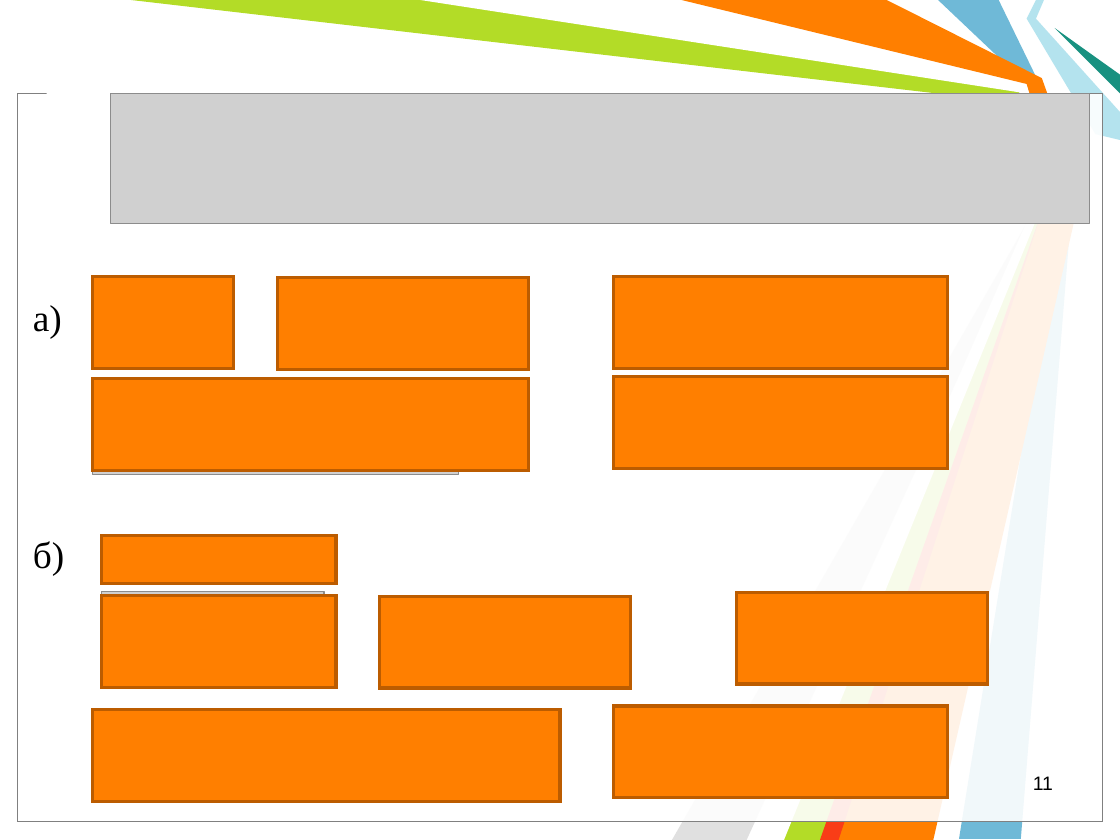
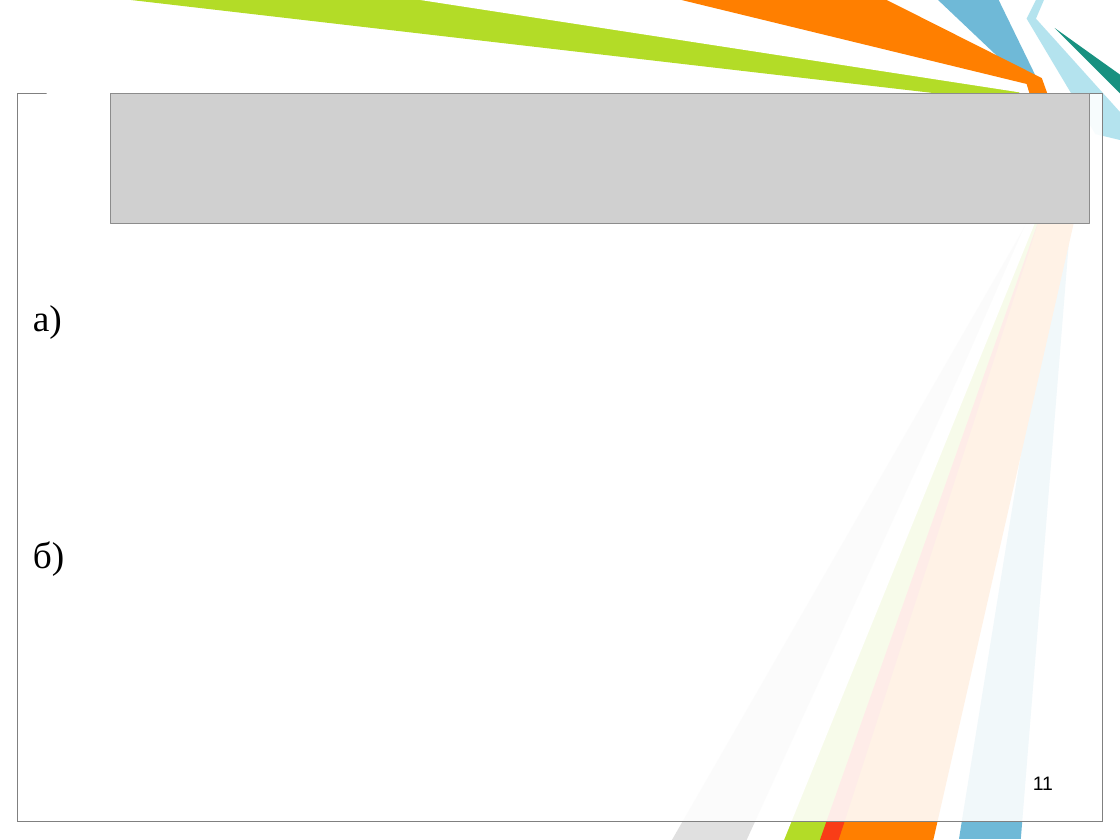
Before and after one commit to l432/NMK, a slide deck: slide 11 of Lecture/Chem/Lessons13/Less00_13s.ppt. Drawn at 1120x840 pixels with LibreOffice and Linux fonts; fonts in the diff are those of the drawing; grey boxes stand for pictures; background and template pictures are left out. Boxes give left, top, right and bottom in pixels: in the first picture for what was removed or moved away, otherwise in the second. Text is boxed around its words. In the diff, an @@ line names an element or a change of style, - is before the commit and + after.

```diff
--- a/Lecture/Chem/Lessons13/Less00_13s.ppt
+++ b/Lecture/Chem/Lessons13/Less00_13s.ppt
@@ picture removed at (x1=92, y1=277, x2=212, y2=360) @@
@@ rectangle removed at (x1=92, y1=277, x2=233, y2=368) @@
@@ rectangle removed at (x1=277, y1=278, x2=528, y2=370) @@
@@ rectangle removed at (x1=614, y1=277, x2=948, y2=368) @@
@@ picture removed at (x1=631, y1=293, x2=948, y2=339) @@
@@ picture removed at (x1=296, y1=301, x2=529, y2=347) @@
@@ rectangle removed at (x1=92, y1=379, x2=528, y2=470) @@
@@ picture removed at (x1=93, y1=379, x2=459, y2=475) @@
@@ rectangle removed at (x1=614, y1=376, x2=948, y2=468) @@
@@ rectangle removed at (x1=101, y1=535, x2=336, y2=584) @@
@@ picture removed at (x1=113, y1=535, x2=335, y2=573) @@
@@ picture removed at (x1=101, y1=591, x2=324, y2=674) @@
@@ rectangle removed at (x1=101, y1=596, x2=336, y2=688) @@
@@ rectangle removed at (x1=380, y1=596, x2=631, y2=688) @@
@@ rectangle removed at (x1=736, y1=592, x2=987, y2=684) @@
@@ picture removed at (x1=399, y1=612, x2=632, y2=657) @@
@@ rectangle removed at (x1=93, y1=709, x2=560, y2=801) @@
@@ rectangle removed at (x1=614, y1=706, x2=948, y2=797) @@
```
Also in this commit, not shown: 4 other slides changed, 7 slides added, 7 slides removed, 3 other files.
